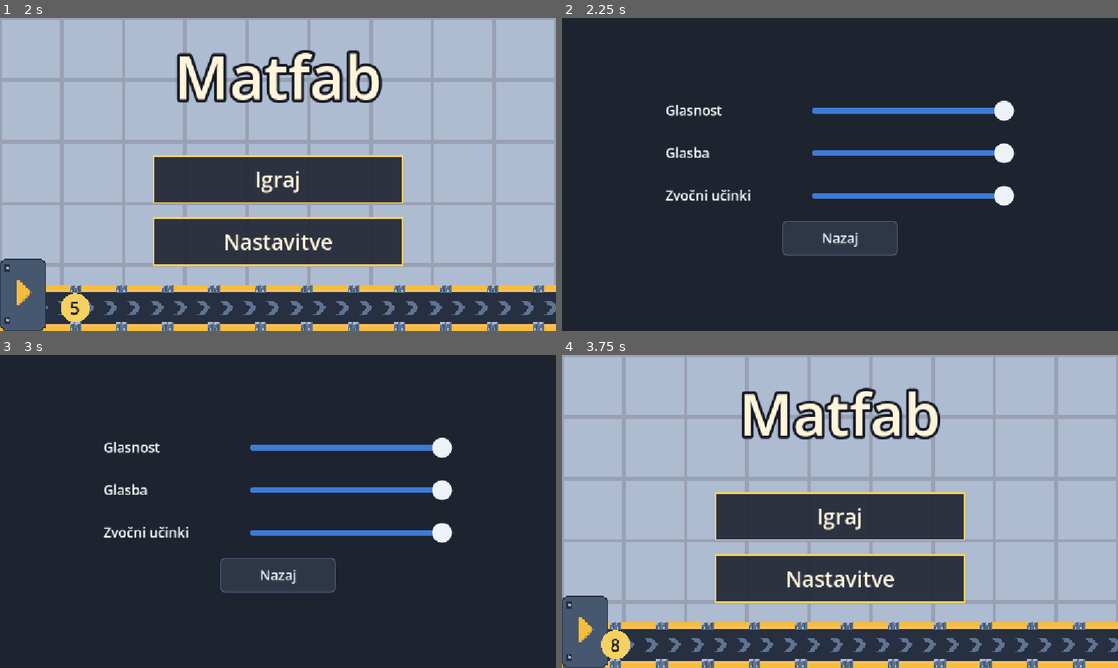
Above: before the commit, frames 1-4 (two rows, left to right).
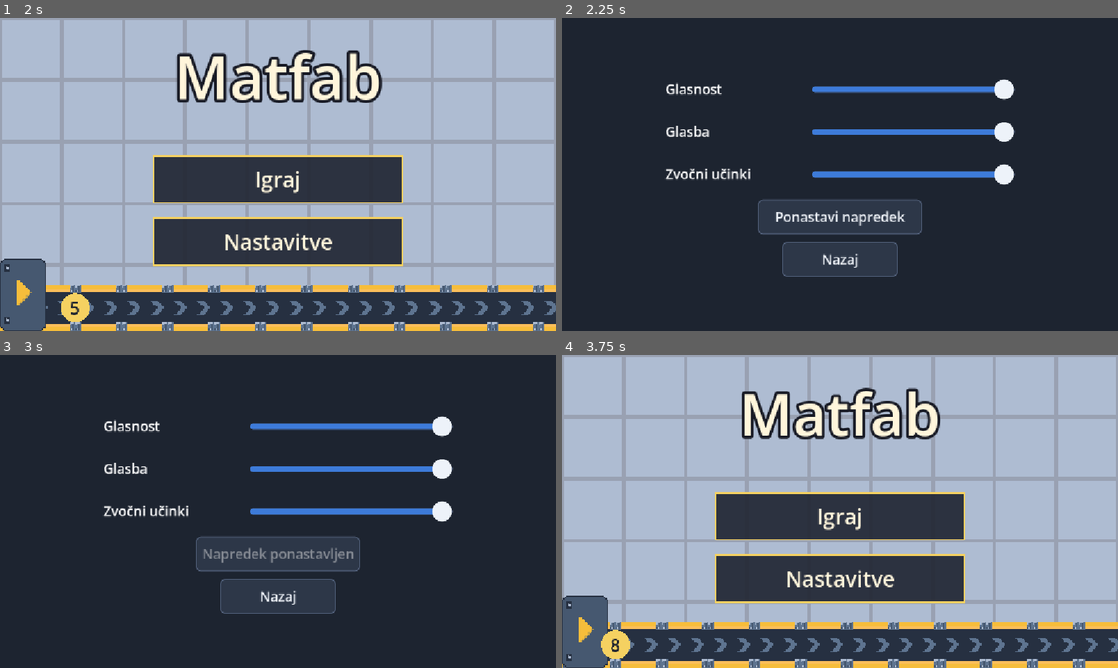
Above: after the commit, the same moments.

Repository: neyxium/MatFab
Game: Godot game, scene res://ui/main_menu.tscn
Two runs of this game, one before a commit and one after it. Both use one fixed random seed, a clock stepped at 60 frames per second and the inputs below.
Inputs (mouse positions are in pixels of both pictures, inside the frame that each line leads up to):
- Up to frame 1 (2 s): click "Igraj" at 0.5 s; click "Nazaj" at 1.25 s
- Up to frame 2 (2.25 s): click "Nastavitve" at 2 s
- Up to frame 3 (3 s): click (278, 555) at 2.75 s, where only the run after the commit has a clickable "Ponastavi napredek"
- Up to frame 4 (3.75 s): click "Nazaj" at 3.5 s

Frame 1 is identical in both runs. In frame 2, 7.6% of the frame differs, in the area x 18-82%, y 19-83%; in frame 3, 7.6%; in frame 4, nothing differs.

Commit message:
Splitter & Merger + progress restart

Diff:
--- /dev/null
+++ b/data/blocks/merger.tres
@@ -0,0 +1,32 @@
+[gd_resource type="Resource" script_class="BuildingDef" format=3]
+
+[ext_resource type="Script" path="res://data/schema/port_def.gd" id="1_port"]
+[ext_resource type="Script" path="res://data/schema/building_def.gd" id="2_building"]
+[ext_resource type="Texture2D" path="res://assets/real/zdruzevalec.png" id="3_sprite"]
+
+[sub_resource type="Resource" id="Resource_in0"]
+script = ExtResource("1_port")
+cell = Vector2i(0, 0)
+side = 2
+
+[sub_resource type="Resource" id="Resource_in1"]
+script = ExtResource("1_port")
+cell = Vector2i(1, 0)
+side = 2
+
+[sub_resource type="Resource" id="Resource_out0"]
+script = ExtResource("1_port")
+cell = Vector2i(0, 0)
+side = 0
+
+[resource]
+script = ExtResource("2_building")
+display_name = "Združevalec"
+description = "Združi dva traka števil izmenično v en output trak."
+symbol = "M"
+sprite = ExtResource("3_sprite")
+behavior = 4
+size = Vector2i(2, 1)
+inputs = Array[ExtResource("1_port")]([SubResource("Resource_in0"), SubResource("Resource_in1")])
+outputs = Array[ExtResource("1_port")]([SubResource("Resource_out0")])
+duration = 0.25
--- /dev/null
+++ b/data/blocks/splitter.tres
@@ -0,0 +1,32 @@
+[gd_resource type="Resource" script_class="BuildingDef" format=3]
+
+[ext_resource type="Script" path="res://data/schema/port_def.gd" id="1_port"]
+[ext_resource type="Script" path="res://data/schema/building_def.gd" id="2_building"]
+[ext_resource type="Texture2D" path="res://assets/real/cepilnik.png" id="3_sprite"]
+
+[sub_resource type="Resource" id="Resource_in0"]
+script = ExtResource("1_port")
+cell = Vector2i(0, 0)
+side = 2
+
+[sub_resource type="Resource" id="Resource_out0"]
+script = ExtResource("1_port")
+cell = Vector2i(0, 0)
+side = 0
+
+[sub_resource type="Resource" id="Resource_out1"]
+script = ExtResource("1_port")
+cell = Vector2i(1, 0)
+side = 0
+
+[resource]
+script = ExtResource("2_building")
+display_name = "Razporejevalec"
+description = "Razdeli 1 trak števil izmenično na dva output traka."
+symbol = "Y"
+sprite = ExtResource("3_sprite")
+behavior = 3
+size = Vector2i(2, 1)
+inputs = Array[ExtResource("1_port")]([SubResource("Resource_in0")])
+outputs = Array[ExtResource("1_port")]([SubResource("Resource_out0"), SubResource("Resource_out1")])
+duration = 0.25
--- a/data/levels/r6_01.tres
+++ b/data/levels/r6_01.tres
@@ -6,6 +6,8 @@
 [ext_resource type="Script" uid="uid://dnrm7gq8lwchd" path="res://data/schema/ore_patch.gd" id="4_2y85k"]
 [ext_resource type="Resource" uid="uid://s7f1s740vtx6" path="res://data/blocks/multiply.tres" id="4_nlo4o"]
 [ext_resource type="Script" uid="uid://cncfnd32ethkw" path="res://data/schema/level_def.gd" id="5_2s3mb"]
+[ext_resource type="Resource" path="res://data/blocks/splitter.tres" id="6_splitter"]
+[ext_resource type="Resource" path="res://data/blocks/merger.tres" id="7_merger"]
 
 [sub_resource type="Resource" id="Resource_g7x37"]
 script = ExtResource("4_2y85k")
@@ -35,4 +37,4 @@
 15: 5,
 30: 5
 })
-buildable = Array[ExtResource("1_8lqhm")]([ExtResource("2_pmnq8"), ExtResource("3_03sb0"), ExtResource("4_nlo4o")])
+buildable = Array[ExtResource("1_8lqhm")]([ExtResource("2_pmnq8"), ExtResource("3_03sb0"), ExtResource("4_nlo4o"), ExtResource("6_splitter"), ExtResource("7_merger")])
--- a/data/levels/r6_02.tres
+++ b/data/levels/r6_02.tres
@@ -6,6 +6,8 @@
 [ext_resource type="Resource" path="res://data/blocks/conveyor.tres" id="4_conveyor"]
 [ext_resource type="Resource" path="res://data/blocks/miner.tres" id="5_miner"]
 [ext_resource type="Resource" path="res://data/blocks/multiply.tres" id="6_multiply"]
+[ext_resource type="Resource" path="res://data/blocks/splitter.tres" id="7_splitter"]
+[ext_resource type="Resource" path="res://data/blocks/merger.tres" id="8_merger"]
 
 [sub_resource type="Resource" id="Resource_ore0"]
 script = ExtResource("2_ore")
@@ -34,4 +36,4 @@
 24: 5,
 30: 5
 })
-buildable = Array[ExtResource("3_building")]([ExtResource("4_conveyor"), ExtResource("5_miner"), ExtResource("6_multiply")])
+buildable = Array[ExtResource("3_building")]([ExtResource("4_conveyor"), ExtResource("5_miner"), ExtResource("6_multiply"), ExtResource("7_splitter"), ExtResource("8_merger")])
--- a/data/levels/r6_03.tres
+++ b/data/levels/r6_03.tres
@@ -6,6 +6,8 @@
 [ext_resource type="Resource" path="res://data/blocks/conveyor.tres" id="4_conveyor"]
 [ext_resource type="Resource" path="res://data/blocks/miner.tres" id="5_miner"]
 [ext_resource type="Resource" path="res://data/blocks/divide.tres" id="6_divide"]
+[ext_resource type="Resource" path="res://data/blocks/splitter.tres" id="7_splitter"]
+[ext_resource type="Resource" path="res://data/blocks/merger.tres" id="8_merger"]
 
 [sub_resource type="Resource" id="Resource_ore0"]
 script = ExtResource("2_ore")
@@ -34,4 +36,4 @@
 4: 5,
 1: 5
 })
-buildable = Array[ExtResource("3_building")]([ExtResource("4_conveyor"), ExtResource("5_miner"), ExtResource("6_divide")])
+buildable = Array[ExtResource("3_building")]([ExtResource("4_conveyor"), ExtResource("5_miner"), ExtResource("6_divide"), ExtResource("7_splitter"), ExtResource("8_merger")])
--- a/data/levels/r6_04.tres
+++ b/data/levels/r6_04.tres
@@ -6,6 +6,8 @@
 [ext_resource type="Resource" path="res://data/blocks/conveyor.tres" id="4_conveyor"]
 [ext_resource type="Resource" path="res://data/blocks/miner.tres" id="5_miner"]
 [ext_resource type="Resource" path="res://data/blocks/divide.tres" id="6_divide"]
+[ext_resource type="Resource" path="res://data/blocks/splitter.tres" id="7_splitter"]
+[ext_resource type="Resource" path="res://data/blocks/merger.tres" id="8_merger"]
 
 [sub_resource type="Resource" id="Resource_ore0"]
 script = ExtResource("2_ore")
@@ -34,4 +36,4 @@
 6: 5,
 4: 5
 })
-buildable = Array[ExtResource("3_building")]([ExtResource("4_conveyor"), ExtResource("5_miner"), ExtResource("6_divide")])
+buildable = Array[ExtResource("3_building")]([ExtResource("4_conveyor"), ExtResource("5_miner"), ExtResource("6_divide"), ExtResource("7_splitter"), ExtResource("8_merger")])
--- a/data/levels/r6_05.tres
+++ b/data/levels/r6_05.tres
@@ -8,6 +8,8 @@
 [ext_resource type="Resource" path="res://data/blocks/square.tres" id="6_square"]
 [ext_resource type="Resource" path="res://data/blocks/cube.tres" id="7_cube"]
 [ext_resource type="Resource" path="res://data/blocks/multiply.tres" id="8_multiply"]
+[ext_resource type="Resource" path="res://data/blocks/splitter.tres" id="9_splitter"]
+[ext_resource type="Resource" path="res://data/blocks/merger.tres" id="10_merger"]
 
 [sub_resource type="Resource" id="Resource_ore0"]
 script = ExtResource("2_ore")
@@ -36,4 +38,4 @@
 125: 5,
 72: 5
 })
-buildable = Array[ExtResource("3_building")]([ExtResource("4_conveyor"), ExtResource("5_miner"), ExtResource("6_square"), ExtResource("7_cube"), ExtResource("8_multiply")])
+buildable = Array[ExtResource("3_building")]([ExtResource("4_conveyor"), ExtResource("5_miner"), ExtResource("6_square"), ExtResource("7_cube"), ExtResource("8_multiply"), ExtResource("9_splitter"), ExtResource("10_merger")])
--- a/data/levels/r7_01.tres
+++ b/data/levels/r7_01.tres
@@ -8,6 +8,8 @@
 [ext_resource type="Resource" path="res://data/blocks/multiply.tres" id="6_multiply"]
 [ext_resource type="Resource" path="res://data/blocks/square.tres" id="7_square"]
 [ext_resource type="Resource" path="res://data/blocks/cube.tres" id="8_cube"]
+[ext_resource type="Resource" path="res://data/blocks/splitter.tres" id="9_splitter"]
+[ext_resource type="Resource" path="res://data/blocks/merger.tres" id="10_merger"]
 
 [sub_resource type="Resource" id="Resource_ore0"]
 script = ExtResource("2_ore")
@@ -41,4 +43,4 @@
 63: 5,
 360: 5
 })
-buildable = Array[ExtResource("3_building")]([ExtResource("4_conveyor"), ExtResource("5_miner"), ExtResource("6_multiply"), ExtResource("7_square"), ExtResource("8_cube")])
+buildable = Array[ExtResource("3_building")]([ExtResource("4_conveyor"), ExtResource("5_miner"), ExtResource("6_multiply"), ExtResource("7_square"), ExtResource("8_cube"), ExtResource("9_splitter"), ExtResource("10_merger")])
--- a/data/levels/r7_02.tres
+++ b/data/levels/r7_02.tres
@@ -8,6 +8,8 @@
 [ext_resource type="Resource" path="res://data/blocks/multiply.tres" id="6_multiply"]
 [ext_resource type="Resource" path="res://data/blocks/square.tres" id="7_square"]
 [ext_resource type="Resource" path="res://data/blocks/cube.tres" id="8_cube"]
+[ext_resource type="Resource" path="res://data/blocks/splitter.tres" id="9_splitter"]
+[ext_resource type="Resource" path="res://data/blocks/merger.tres" id="10_merger"]
 
 [sub_resource type="Resource" id="Resource_ore0"]
 script = ExtResource("2_ore")
@@ -36,4 +38,4 @@
 216: 5,
 1000: 5
 })
-buildable = Array[ExtResource("3_building")]([ExtResource("4_conveyor"), ExtResource("5_miner"), ExtResource("6_multiply"), ExtResource("7_square"), ExtResource("8_cube")])
+buildable = Array[ExtResource("3_building")]([ExtResource("4_conveyor"), ExtResource("5_miner"), ExtResource("6_multiply"), ExtResource("7_square"), ExtResource("8_cube"), ExtResource("9_splitter"), ExtResource("10_merger")])
--- a/data/levels/r7_03.tres
+++ b/data/levels/r7_03.tres
@@ -10,6 +10,8 @@
 [ext_resource type="Resource" path="res://data/blocks/multiply.tres" id="8_multiply"]
 [ext_resource type="Resource" path="res://data/blocks/square.tres" id="9_square"]
 [ext_resource type="Resource" path="res://data/blocks/cube.tres" id="10_cube"]
+[ext_resource type="Resource" path="res://data/blocks/splitter.tres" id="11_splitter"]
+[ext_resource type="Resource" path="res://data/blocks/merger.tres" id="12_merger"]
 
 [sub_resource type="Resource" id="Resource_ore0"]
 script = ExtResource("2_ore")
@@ -43,4 +45,4 @@
 19: 5,
 23: 5
 })
-buildable = Array[ExtResource("3_building")]([ExtResource("4_conveyor"), ExtResource("5_miner"), ExtResource("6_sum"), ExtResource("7_subtract"), ExtResource("8_multiply"), ExtResource("9_square"), ExtResource("10_cube")])
+buildable = Array[ExtResource("3_building")]([ExtResource("4_conveyor"), ExtResource("5_miner"), ExtResource("6_sum"), ExtResource("7_subtract"), ExtResource("8_multiply"), ExtResource("9_square"), ExtResource("10_cube"), ExtResource("11_splitter"), ExtResource("12_merger")])
--- a/data/schema/building_def.gd
+++ b/data/schema/building_def.gd
@@ -1,6 +1,6 @@
 class_name BuildingDef extends Resource
 
-enum Behavior { PROCESSOR, CONVEYOR, MOTHERSHIP }
+enum Behavior { PROCESSOR, CONVEYOR, MOTHERSHIP, SPLITTER, MERGER }
 
 @export var display_name := ""
 # What the block does, shown above the hotbar while it is the tool.
--- a/game/game.gd
+++ b/game/game.gd
@@ -127,6 +127,18 @@
 	paused = false
 
 
+func reset_progress() -> void:
+	level = null
+	sim = null
+	elapsed_time = 0.0
+	paused = false
+	completed_levels.clear()
+	best_times.clear()
+	last_played = &""
+	seen_block_info.clear()
+	save_store.clear_all()
+
+
 static func format_time(seconds: float) -> String:
 	var total := maxi(0, int(seconds))
 	@warning_ignore("integer_division")
--- a/game/save_store.gd
+++ b/game/save_store.gd
@@ -36,6 +36,15 @@
 
 func has_world(level_id: StringName) -> bool:
 	return FileAccess.file_exists(world_path(level_id))
+
+
+func clear_all() -> void:
+	if FileAccess.file_exists(progress_path()):
+		DirAccess.remove_absolute(progress_path())
+	var dir := DirAccess.open(root.path_join("worlds"))
+	if dir != null:
+		for file_name in dir.get_files():
+			dir.remove(file_name)
 
 
 # Every building except the mothership as [def_id, origin, rotation, inputs, outputs, timer], the goal counts, and elapsed seconds.
--- /dev/null
+++ b/sim/behaviors/merger.gd
@@ -0,0 +1,37 @@
+class_name MergerBehavior extends Behavior
+
+
+func tick(building: BuildingState) -> void:
+	if building.inputs.count(null) == building.inputs.size():
+		return
+	building.timer += 1
+	if building.timer < building.duration_ticks():
+		return
+	var def := building.def
+	if def.outputs.is_empty():
+		return
+	var out_port := def.outputs[0]
+	var count := def.inputs.size()
+	for offset in count:
+		var index := (building.next_output + offset) % count
+		var number: Variant = building.inputs[index]
+		if number != null:
+			if sim().offer(Ports.world_cell(building, out_port), Ports.world_side(building, out_port), number):
+				building.inputs[index] = null
+				building.timer = 0
+				building.next_output = (index + 1) % count
+			return
+
+
+func accept(building: BuildingState, cell: Vector2i, side: int, number: int) -> bool:
+	var def := building.def
+	var was_empty := building.inputs.count(null) == building.inputs.size()
+	for i in def.inputs.size():
+		var port := def.inputs[i]
+		if port.source == PortDef.Source.NEIGHBOR and building.inputs[i] == null \
+				and Ports.world_cell(building, port) == cell and Ports.world_side(building, port) == side:
+			building.inputs[i] = number
+			if was_empty:
+				building.timer = sim().arrival_timer(building)
+			return true
+	return false
--- /dev/null
+++ b/sim/behaviors/splitter.gd
@@ -0,0 +1,33 @@
+class_name SplitterBehavior extends Behavior
+
+
+func tick(building: BuildingState) -> void:
+	if building.inputs.is_empty() or building.inputs[0] == null:
+		return
+	building.timer += 1
+	if building.timer < building.duration_ticks():
+		return
+	var def := building.def
+	var count := def.outputs.size()
+	if count == 0:
+		return
+	for offset in count:
+		var index := (building.next_output + offset) % count
+		var port := def.outputs[index]
+		if sim().offer(Ports.world_cell(building, port), Ports.world_side(building, port), building.inputs[0]):
+			building.inputs[0] = null
+			building.timer = 0
+			building.next_output = (index + 1) % count
+			return
+
+
+func accept(building: BuildingState, cell: Vector2i, side: int, number: int) -> bool:
+	var def := building.def
+	for i in def.inputs.size():
+		var port := def.inputs[i]
+		if port.source == PortDef.Source.NEIGHBOR and building.inputs[i] == null \
+				and Ports.world_cell(building, port) == cell and Ports.world_side(building, port) == side:
+			building.inputs[i] = number
+			building.timer = sim().arrival_timer(building)
+			return true
+	return false
--- a/sim/building_state.gd
+++ b/sim/building_state.gd
@@ -7,6 +7,7 @@
 var inputs: Array = []
 var outputs: Array = []
 var timer := 0
+var next_output := 0
 
 
 func _init(building_def: BuildingDef, at: Vector2i, quarter_turns: int) -> void:
--- a/sim/simulation.gd
+++ b/sim/simulation.gd
@@ -23,6 +23,8 @@
 	behaviors[BuildingDef.Behavior.PROCESSOR] = ProcessorBehavior.new(self)
 	behaviors[BuildingDef.Behavior.MOTHERSHIP] = MothershipBehavior.new(self)
 	behaviors[BuildingDef.Behavior.CONVEYOR] = ConveyorBehavior.new(self)
+	behaviors[BuildingDef.Behavior.SPLITTER] = SplitterBehavior.new(self)
+	behaviors[BuildingDef.Behavior.MERGER] = MergerBehavior.new(self)
 
 
 # Every cell in level data is relative to the mothership, which sits at (0, 0).
--- /dev/null
+++ b/tests/sim/test_merger.gd
@@ -0,0 +1,26 @@
+extends GutTest
+
+const UP := 0
+
+var sim: Simulation
+
+
+func before_each() -> void:
+	sim = Simulation.from_level(Registry.levels[&"r1_01"], Registry.buildings)
+
+
+func test_two_input_belts_merge_alternating_into_one_output_belt() -> void:
+	assert_true(sim.place(&"merger", Vector2i(-5, -5), UP))
+	assert_true(sim.place(&"conveyor", Vector2i(-5, -6), UP))
+	var out_belt := sim.building_at(Vector2i(-5, -6))
+	var received: Array[int] = []
+	for n in 2:
+		assert_true(sim.offer(Vector2i(-5, -4), UP, 3))
+		assert_true(sim.offer(Vector2i(-4, -4), UP, 5))
+		for cycle in 2:
+			for step in 5:
+				sim.step()
+			if out_belt.inputs[0] != null:
+				received.append(out_belt.inputs[0])
+				out_belt.inputs[0] = null
+	assert_eq(received, [3, 5, 3, 5] as Array[int])
--- /dev/null
+++ b/tests/sim/test_splitter.gd
@@ -0,0 +1,31 @@
+extends GutTest
+
+const UP := 0
+
+var sim: Simulation
+
+
+func before_each() -> void:
+	sim = Simulation.from_level(Registry.levels[&"r1_01"], Registry.buildings)
+
+
+func test_four_numbers_split_evenly_to_two_output_belts() -> void:
+	assert_true(sim.place(&"splitter", Vector2i(-5, -5), UP))
+	assert_true(sim.place(&"conveyor", Vector2i(-5, -6), UP))
+	assert_true(sim.place(&"conveyor", Vector2i(-4, -6), UP))
+	var left_belt := sim.building_at(Vector2i(-5, -6))
+	var right_belt := sim.building_at(Vector2i(-4, -6))
+	var left_count := 0
+	var right_count := 0
+	for n in 4:
+		assert_true(sim.offer(Vector2i(-5, -4), UP, 7))
+		for step in 5:
+			sim.step()
+		if left_belt.inputs[0] == 7:
+			left_count += 1
+			left_belt.inputs[0] = null
+		if right_belt.inputs[0] == 7:
+			right_count += 1
+			right_belt.inputs[0] = null
+	assert_eq(left_count, 2)
+	assert_eq(right_count, 2)
--- a/ui/hud.gd
+++ b/ui/hud.gd
@@ -102,6 +102,8 @@
 
 
 func update_goal(number: int, count: int) -> void:
+	if not goal_rows.has(number):
+		return
 	var row := goal_rows[number]
 	var line := row.get_child(0)
 	var count_label: Label = line.get_child(1)
--- a/ui/settings_menu.gd
+++ b/ui/settings_menu.gd
@@ -11,6 +11,18 @@
 func _ready() -> void:
 	for def in Registry.settings_sorted:
 		rows.add_child(make_row(def))
+	var reset := Button.new()
+	reset.text = "Ponastavi napredek"
+	reset.focus_mode = Control.FOCUS_NONE
+	reset.custom_minimum_size = Vector2(340, ROW_HEIGHT)
+	reset.add_theme_font_size_override("font_size", LABEL_FONT_SIZE)
+	reset.size_flags_horizontal = Control.SIZE_SHRINK_CENTER
+	reset.pressed.connect(func() -> void:
+		Game.reset_progress()
+		reset.text = "Napredek ponastavljen"
+		reset.disabled = true
+	)
+	rows.add_child(reset)
 	var back := Button.new()
 	back.text = "Nazaj"
 	back.focus_mode = Control.FOCUS_NONE
--- a/view/item_view.gd
+++ b/view/item_view.gd
@@ -30,7 +30,7 @@
 		match building.def.behavior:
 			BuildingDef.Behavior.CONVEYOR:
 				draw_conveyor_number(building)
-			BuildingDef.Behavior.PROCESSOR:
+			BuildingDef.Behavior.PROCESSOR, BuildingDef.Behavior.SPLITTER, BuildingDef.Behavior.MERGER:
 				draw_processor_numbers(building)
 
 
Binary file added: assets/real/cepilnik.png
Not shown, added: assets/real/cepilnik.png.import
Binary file added: assets/real/zdruzevalec.png
Not shown, added: assets/real/zdruzevalec.png.import
Not shown, added: sim/behaviors/merger.gd.uid
Not shown, added: sim/behaviors/splitter.gd.uid
Not shown, added: tests/sim/test_merger.gd.uid
Not shown, added: tests/sim/test_splitter.gd.uid
